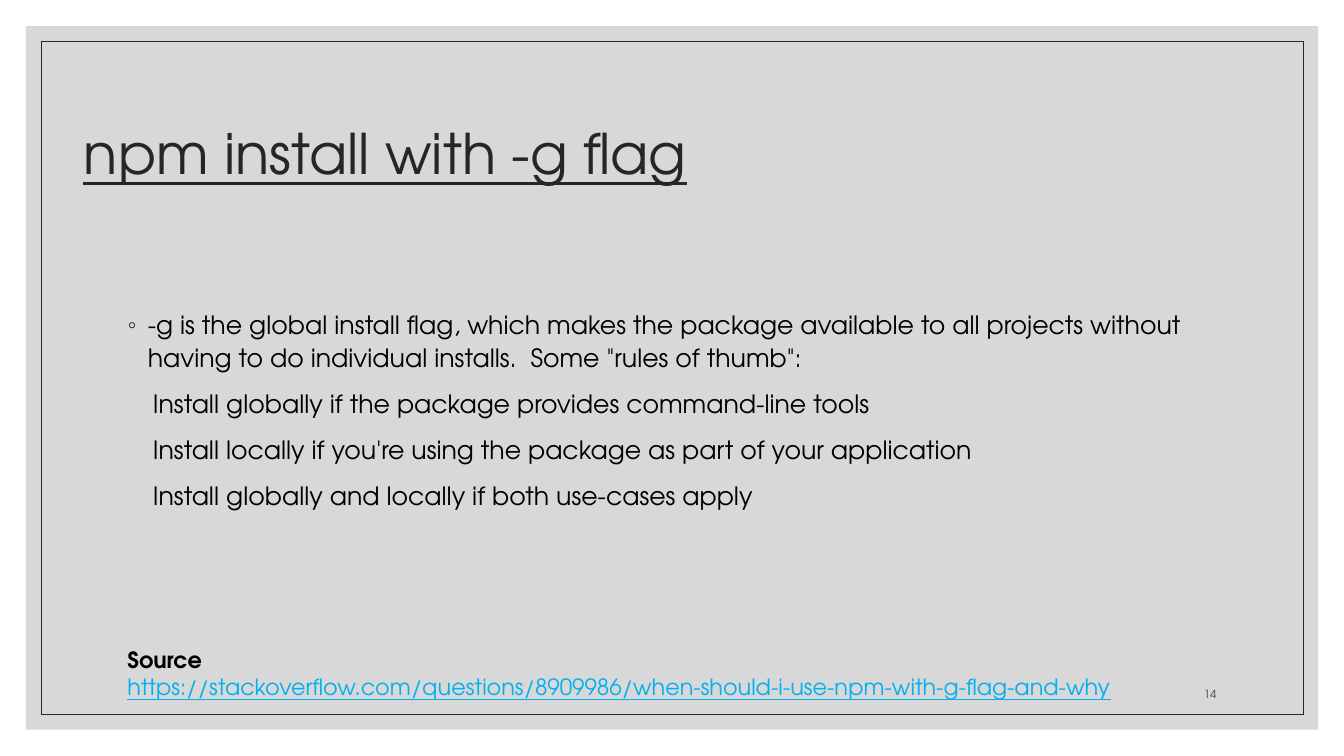
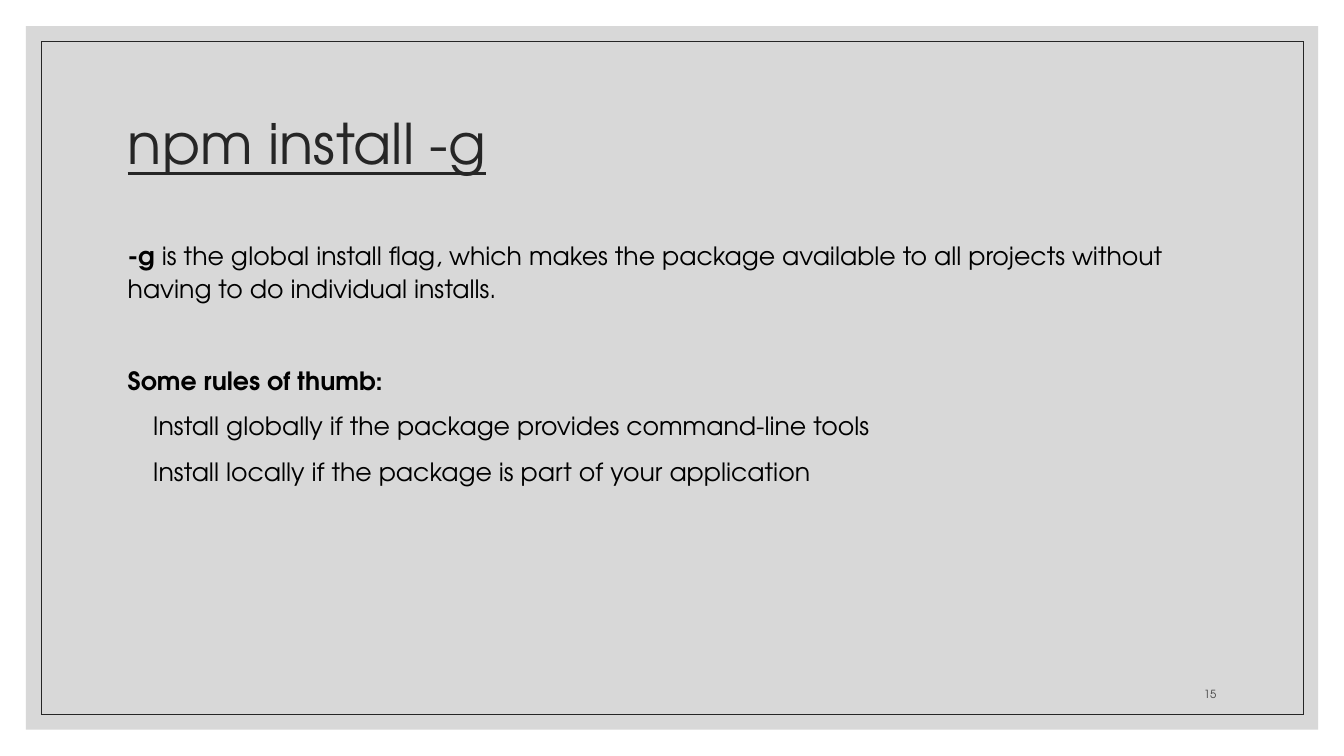
Before and after one commit to zackstotts/base-node-curriculum, a slide deck: slide 15 of unit_01/slides/Unit01-PartII.pptx (slide 14 before the commit). Drawn at 1344x756 pixels with LibreOffice and Linux fonts; fonts in the diff are those of the drawing. Boxes give left, top, right and bottom in pixels: in the first picture for what was removed or moved away, otherwise in the second. Text is boxed around its words. In the diff, an @@ line names an element or a change of style, - is before the commit and + after.

Commit message:
Updating slides for part 2

```diff
--- a/unit_01/slides/Unit01-PartII.pptx
+++ b/unit_01/slides/Unit01-PartII.pptx
@@ title at box(128, 122, 486, 176): text changed @@
-npm install with -g flag
+npm install -g
@@ text "-g is the global install ...": place and size @@
-text "-g is the global install ..." at box(148, 315, 1180, 511)
+text "-g is the global install ..." at box(128, 246, 1162, 487)
@@ text at box(128, 246, 1162, 391): text changed @@
-◦ -g is the global install flag, which makes the package available to all projects without having to do individual installs. Some "rules of thumb":
+-g is the global install flag, which makes the package available to all projects without having to do individual installs.
+Some rules of thumb:
@@ text at box(153, 462, 811, 487): text changed @@
-Install locally if you're using the package as part of your application
-Install globally and locally if both use-cases apply
+Install locally if the package is part of your application
@@ text removed at box(127, 651, 1109, 700) @@
-Source
-https://stackoverflow.com/questions/8909986/when-should-i-use-npm-with-g-flag-and-why
@@ page number at box(1204, 690, 1216, 698): text changed @@
-14
+15
```
Also in this commit, not shown: 17 other slides changed, 6 slides added, 10 slides removed, 1 other file.
